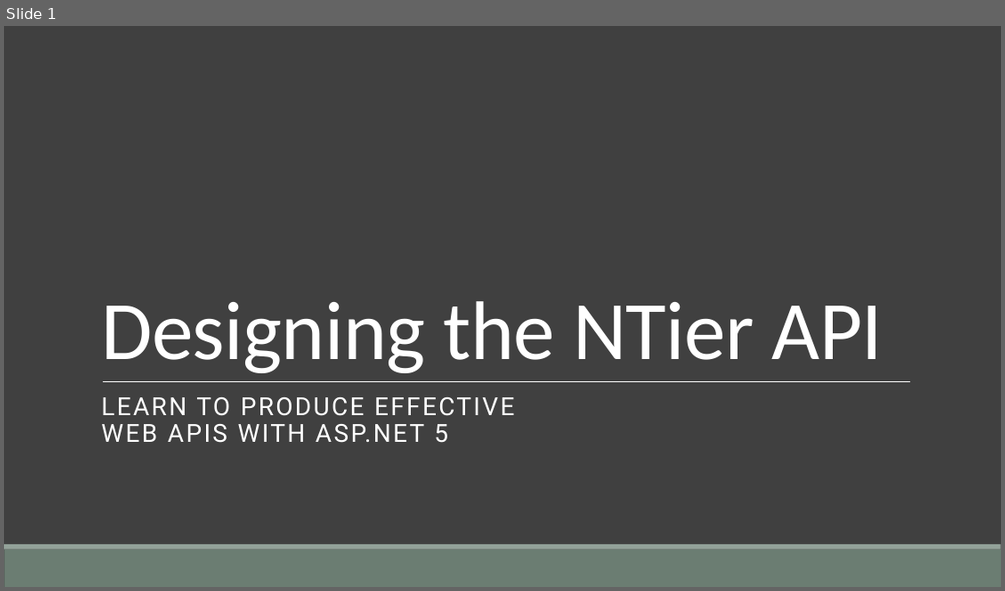
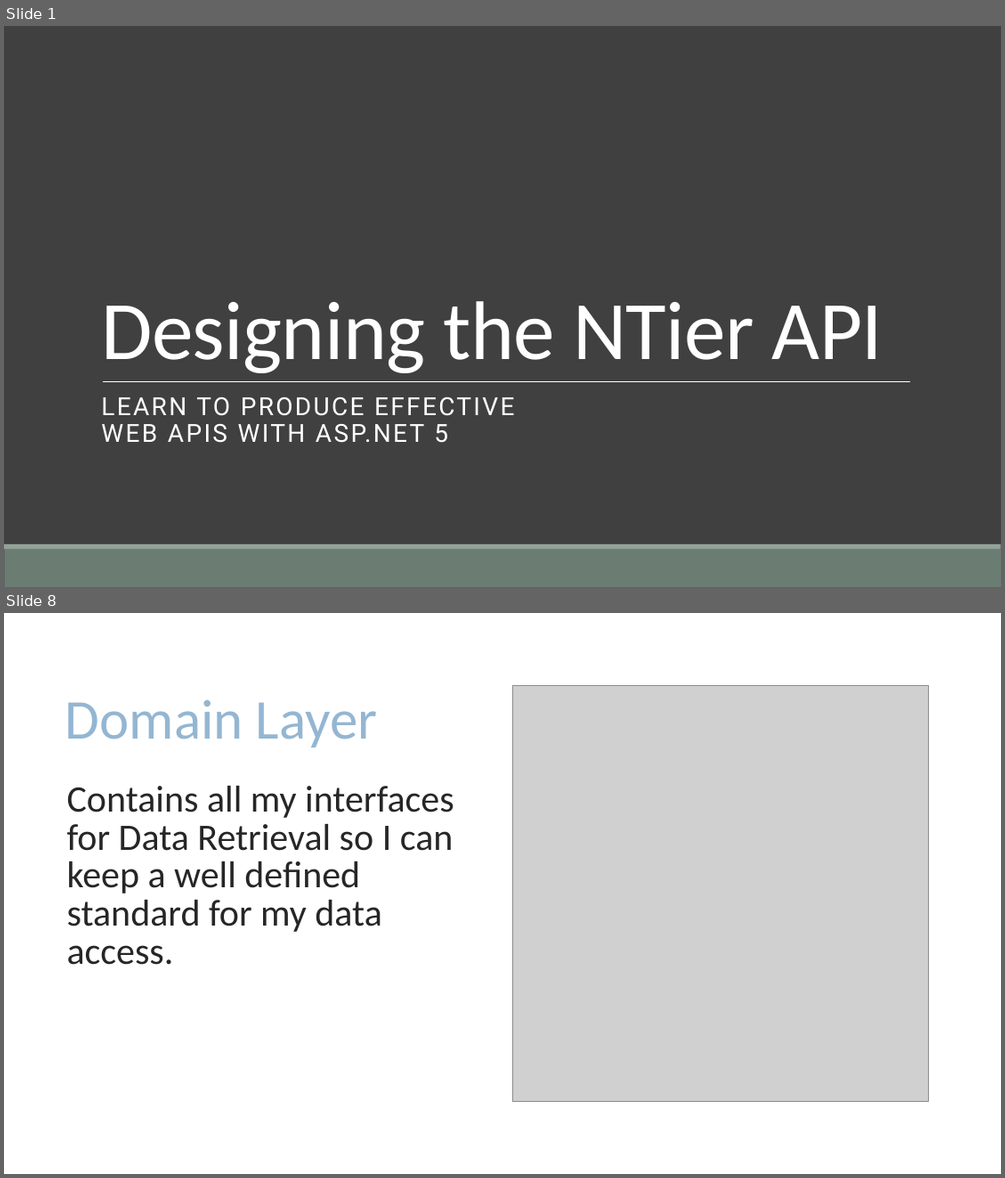
Before and after one commit to cwoodruff/aspnet-5-web-api-workshop, a slide deck: module-1/01-04 Designing the NTier Web API/01-04 Designing the NTier Web API.pptx. Shown one above the other, each under a label of ours: slide 1 before the commit, slides 1 and 8 after it; the slides between them are not shown. The pictures are 1005x591 and 1005x1178 pixels, drawn with LibreOffice and Linux fonts; fonts in the diff are those of the drawing; grey boxes stand for pictures; background and template pictures are left out. Boxes give left, top, right and bottom in pixels: in the first picture for what was removed or moved away, otherwise in the second. Text is boxed around its words. In the diff, an @@ line names an element or a change of style, - is before the commit and + after.

```diff
--- a/module-1/01-04 Designing the NTier Web API/01-04 Designing the NTier Web API.pptx
+++ b/module-1/01-04 Designing the NTier Web API/01-04 Designing the NTier Web API.pptx
@@ slide 8 added at box(4, 613, 1001, 1174), background #FFFFFF @@
@@ picture added at box(512, 685, 929, 1102) @@
@@ title added at box(65, 700, 377, 747), 54 pt, text #94B6D2 @@
+Domain Layer
@@ text added at box(67, 786, 454, 965), 36 pt, text #262626 @@
+Contains all my interfaces for Data Retrieval so I can keep a well defined standard for my data access.
```
Also in this commit, not shown: 13 other slides added, 1 slide removed, 10 other files.
